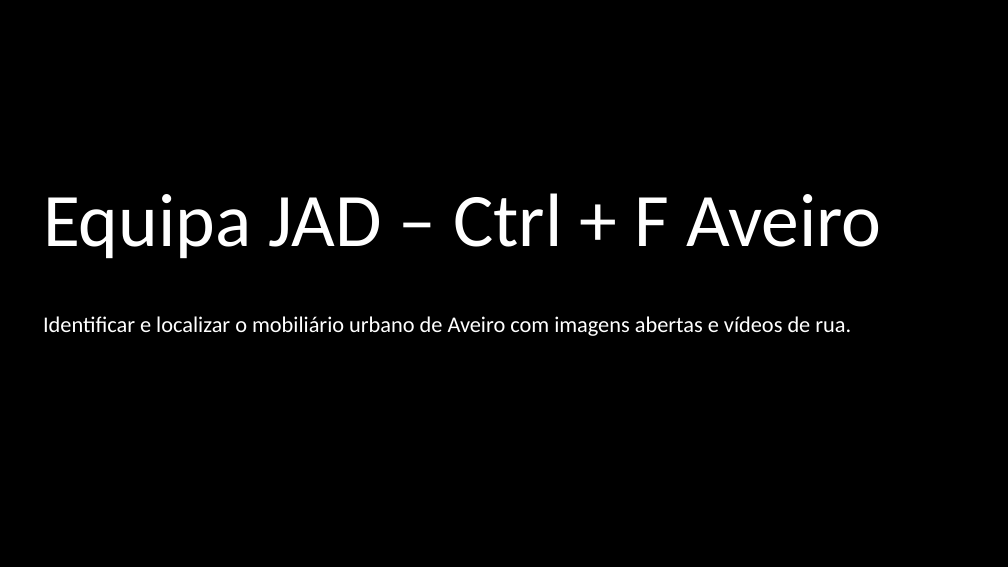
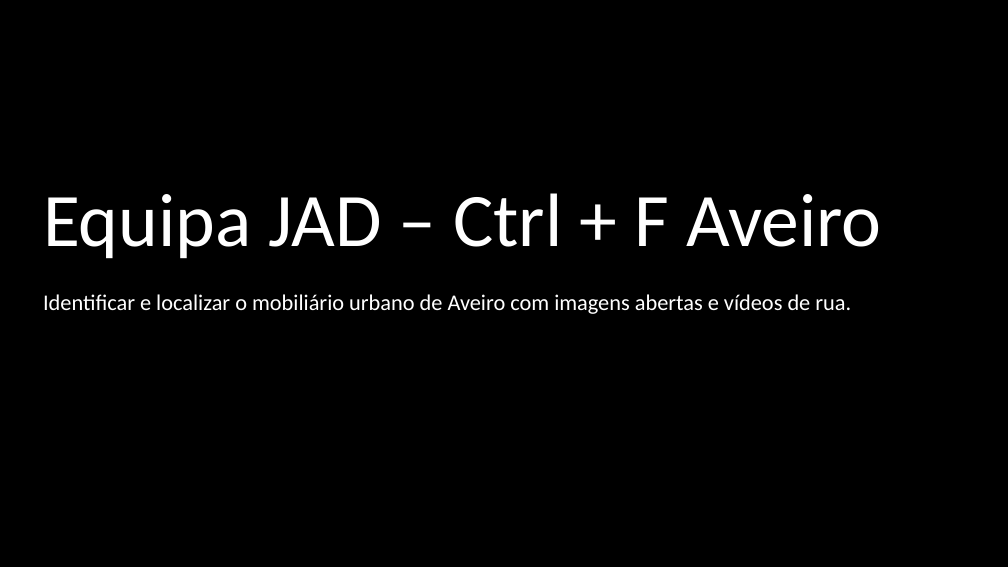
Before and after one commit to JAD-Hackathon/challenge2, a slide deck: slide 2 of docs/JAD_ATC_Hackathon_2026.pptx. Drawn at 1008x567 pixels with LibreOffice and Linux fonts; fonts in the diff are those of the drawing; background and template pictures are left out. Boxes give left, top, right and bottom in pixels: in the first picture for what was removed or moved away, otherwise in the second. Text is boxed around its words. In the diff, an @@ line names an element or a change of style, - is before the commit and + after.

```diff
--- a/docs/JAD_ATC_Hackathon_2026.pptx
+++ b/docs/JAD_ATC_Hackathon_2026.pptx
@@ text "Identificar e localizar o mobiliário ...": place and size @@
-text "Identificar e localizar o mobiliário ..." at [43, 316, 851, 336]
+text "Identificar e localizar o mobiliário ..." at [43, 294, 851, 314]
```
Also in this commit, not shown: 2 other slides changed, 20 other files.
